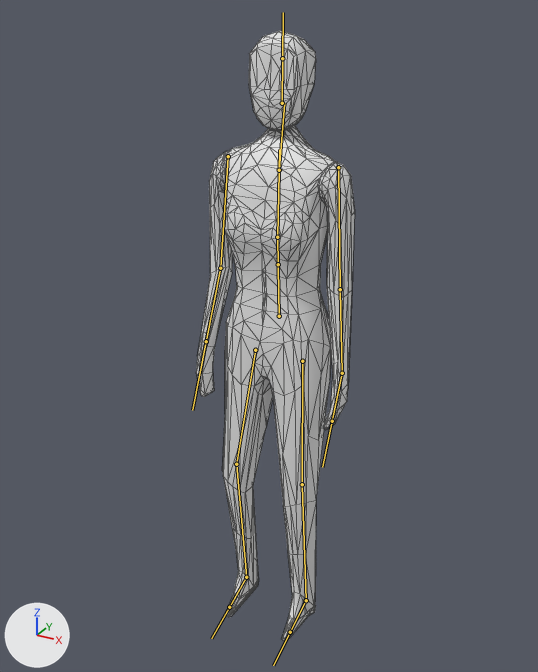
The FBX model Assets/Models/HG_Models/Mannequin.fbx, before and after one commit.
The view is the same before and after, from a 50 mm lens placed at (2.44, -4.6, 2.59), pointed at (-0.08, -0.01, 0.3). Arrows for +X, +Y and +Z are at lower left; the lights stay in place. The bones that bend it are drawn over the model as lines. Mesh edges are drawn as thin lines.
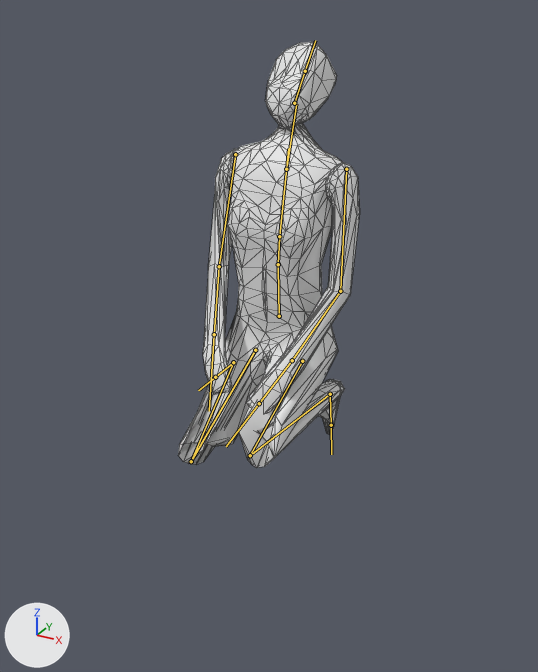
The newer file adds an action. The first version stands in its rest pose; the second is drawn at frame 1 of the action 'MannequinStaringUP'.

Where the change shows, as pixel boxes [x1, y1, x2, y2] in the pictures (538 x 672 px):
'Cube.001', posed (14% wider, 30% shorter)
    before: [196, 30, 355, 641]
    after: [178, 42, 360, 468]
bone 'Stomach', root to tip
    before: (278, 264) to (277, 237)
    after: (278, 264) to (279, 236)
bone 'Head', root to tip
    before: (282, 103) to (282, 58)
    after: (294, 103) to (305, 71)
bone 'Arm.R', root to tip
    before: (338, 167) to (340, 289)
    after: (346, 169) to (340, 291)
bone 'ForeArm.R', root to tip
    before: (340, 289) to (342, 373)
    after: (340, 291) to (292, 360)
bone 'ForeArm.L', root to tip
    before: (220, 268) to (206, 341)
    after: (219, 266) to (214, 334)
bone 'Thigh.R', root to tip
    before: (302, 361) to (302, 484)
    after: (302, 361) to (250, 455)
bone 'Calf.R', root to tip
    before: (302, 484) to (306, 600)
    after: (250, 455) to (330, 394)
bone 'Thigh.L', root to tip
    before: (255, 350) to (236, 464)
    after: (255, 350) to (191, 461)
bone 'Calf.L', root to tip
    before: (236, 464) to (246, 577)
    after: (191, 461) to (233, 362)

What the commit changed:
Bone 'Stomach' (bone_stomach) turns from (0, 0, 0) to (-7, 0, -2) degrees about its own x, y and z.
Bone 'Head' (bone_head) turns from (0, 0, 0) to (-39, -10, 14) degrees about its own x, y and z.
Bone 'Arm.R' (bone_arm_r) turns from (0, 0, 0) to (-1, 0, 0) degrees about its own x, y and z.
Bone 'ForeArm.R' (bone_forearm_r) turns from (0, 0, 0) to (58, 53, 27) degrees about its own x, y and z.
Bone 'ForeArm.L' (bone_forearm_l) turns from (0, 0, 0) to (84, -56, -48) degrees about its own x, y and z.
Bone 'Thigh.R' (bone_thigh_r) turns from (0, 0, 0) to (65, -5, -2) degrees about its own x, y and z.
Bone 'Calf.R' (bone_calf_r) turns from (0, 0, 0) to (-143, 0, 0) degrees about its own x, y and z.
Bone 'Thigh.L' (bone_thigh_l) turns from (0, 0, 0) to (43, 4, 1) degrees about its own x, y and z.
Bone 'Calf.L' (bone_calf_l) turns from (0, 0, 0) to (-121, -41, -25) degrees about its own x, y and z.
